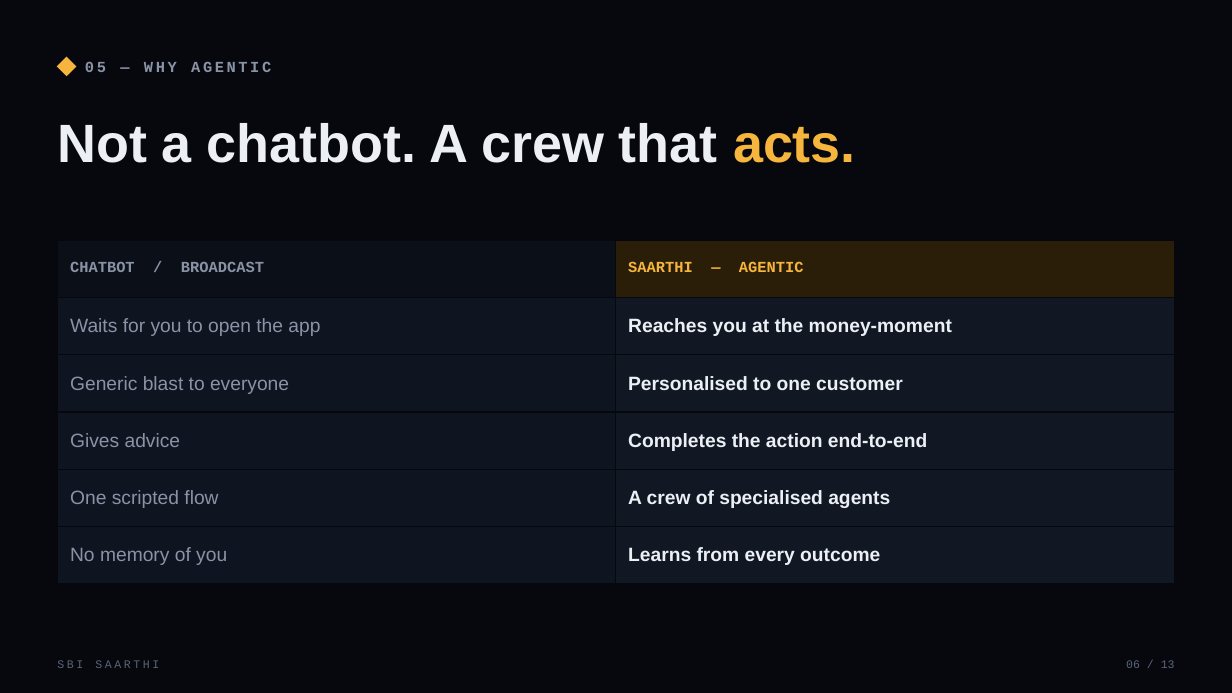
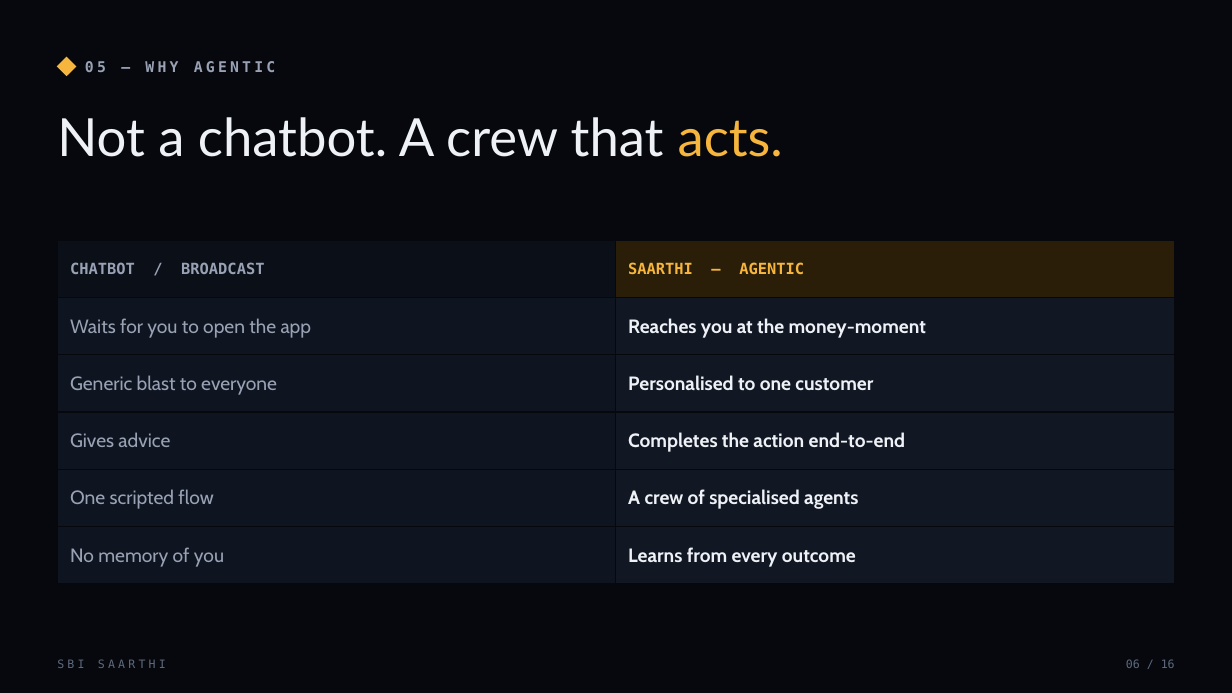
Before and after one commit to SaudSatopay/sbi-saarthi, a slide deck: slide 6 of SBI-Saarthi-Idea-Deck.pptx. Drawn at 1232x693 pixels with LibreOffice and Linux fonts; fonts in the diff are those of the drawing. Boxes give left, top, right and bottom in pixels: in the first picture for what was removed or moved away, otherwise in the second. Text is boxed around its words. In the diff, an @@ line names an element or a change of style, - is before the commit and + after.

Commit message:
Polish deck typography, add technical slides, add team names
Deck: new type system (Bahnschrift SemiBold / Segoe UI / Cascadia Mono) replacing the generic Arial/Courier; added a 5-slide technical block - system design, agent runtime, data & models, engineering stack & deployment, and security/consent/compliance (now 16 slides). Site: real team member names in the footer. Team SAS CODIES: Saud Satopay, Aryan Walunj, Sahil Addagatla.

```diff
--- a/SBI-Saarthi-Idea-Deck.pptx
+++ b/SBI-Saarthi-Idea-Deck.pptx
@@ text "05 — WHY AGENTIC" at box(85, 61, 275, 72): size 12 to 11.5 pt, font Courier New to DejaVu Sans Mono, text colour #8A93A6 to #99A2B4, letter spacing 2 to 2.5 pt @@
@@ text "Not a chatbot. A crew ..." at box(57, 117, 783, 157): size 42 to 41 pt, font Arial to Lato, bold off; text colour #ECEFF4 to #EEF1F6 in "Not a chatbot. A crew that" @@
@@ table at box(57, 240, 1175, 571) @@
@@ font Courier New to DejaVu Sans Mono in "CHATBOT / BROADCAST", "SAARTHI — AGENTIC" @@
@@ text colour #8A93A6 to #99A2B4 in "CHATBOT / BROADCAST", "Waits for you to open the app", "Generic blast to everyone", "Gives advice" and 2 more places @@
@@ font Arial to Cabin in "Waits for you to open the app", "Reaches you at the money-moment", "Generic blast to everyone", "Personalised to one customer" and 6 more places @@
@@ text colour #ECEFF4 to #EEF1F6 in "Reaches you at the money-moment", "Personalised to one customer", "Completes the action end-to-end", "A crew of specialised agents" and 1 more places @@
@@ text "SBI SAARTHI" at box(57, 659, 166, 668): font Courier New to DejaVu Sans Mono, text colour #5A6577 to #5E6A7E, letter spacing 2 to 2.5 pt @@
@@ text at box(1126, 659, 1175, 668): text changed; font Courier New to DejaVu Sans Mono; text colour #5A6577 to #5E6A7E @@
-06 / 13
+06 / 16
```
Also in this commit, not shown: 10 other slides changed, 5 slides added, 2 slides removed, 6 other files.
